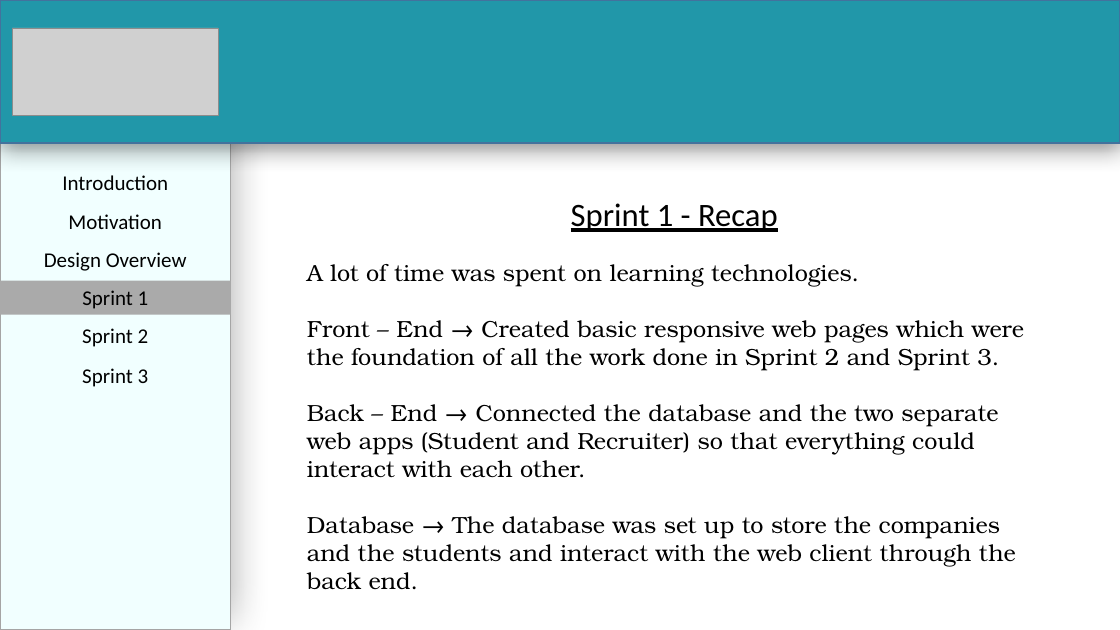
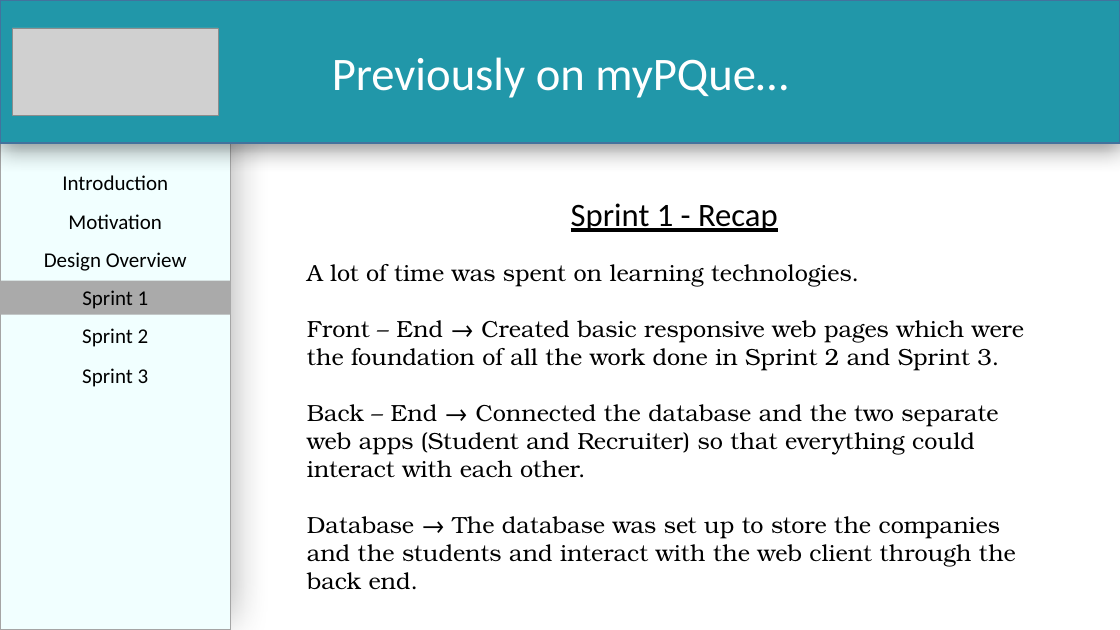
Before and after one commit to PalinaRawat/MyPQue, a slide deck: slide 8 of Documents/Team 7 - Sprint 3 Presentation.pptx (slide 7 before the commit). Drawn at 1120x630 pixels with LibreOffice and Linux fonts; fonts in the diff are those of the drawing; grey boxes stand for pictures. Boxes give left, top, right and bottom in pixels: in the first picture for what was removed or moved away, otherwise in the second. Text is boxed around its words. In the diff, an @@ line names an element or a change of style, - is before the commit and + after.

Commit message:
modified ppt

```diff
--- a/Documents/Team 7 - Sprint 3 Presentation.pptx
+++ b/Documents/Team 7 - Sprint 3 Presentation.pptx
@@ text in rectangle at box(332, 57, 788, 98): text added @@
+Previously on myPQue…
```
Also in this commit, not shown: 2 other slides changed, 1 slide added.
